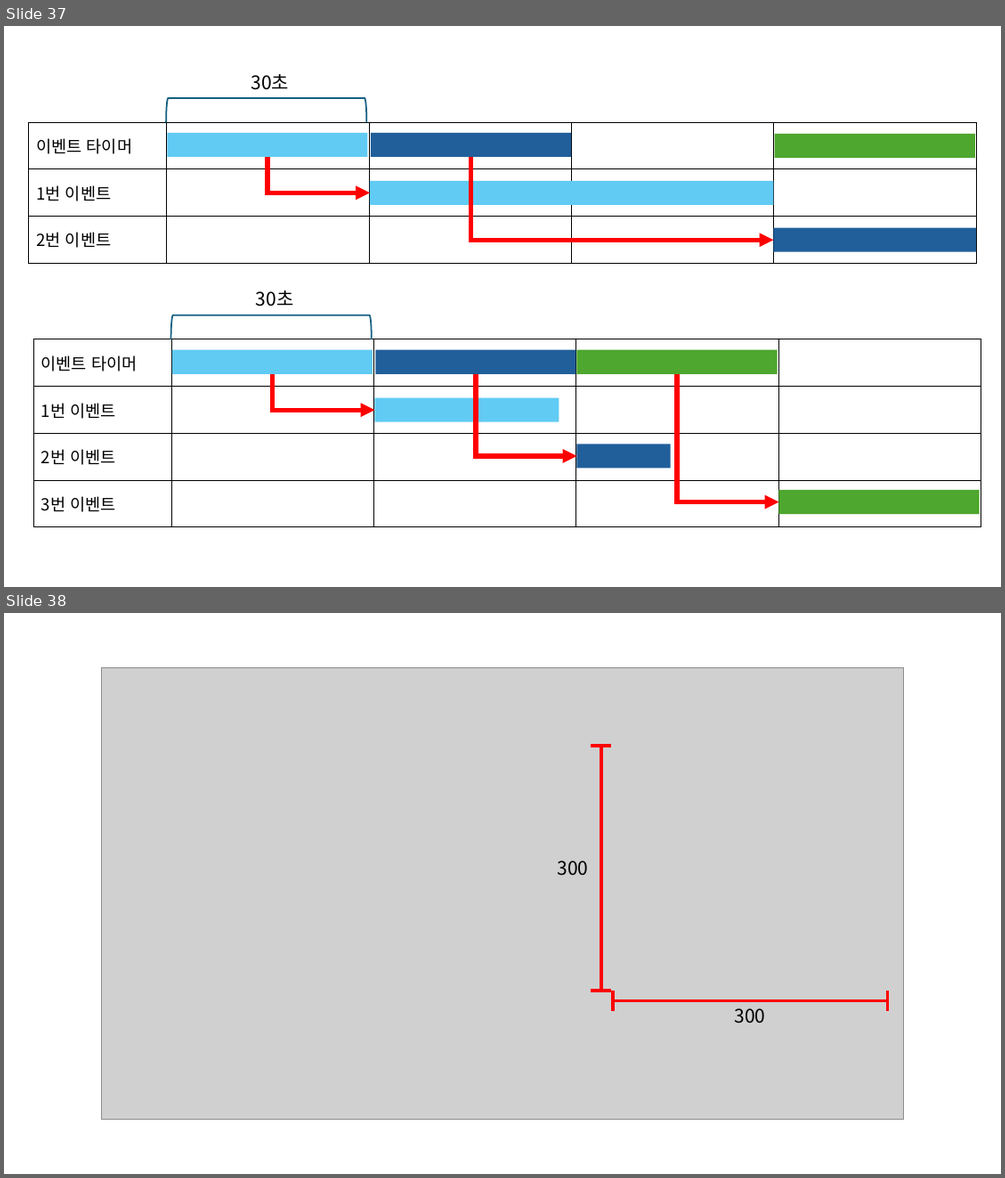
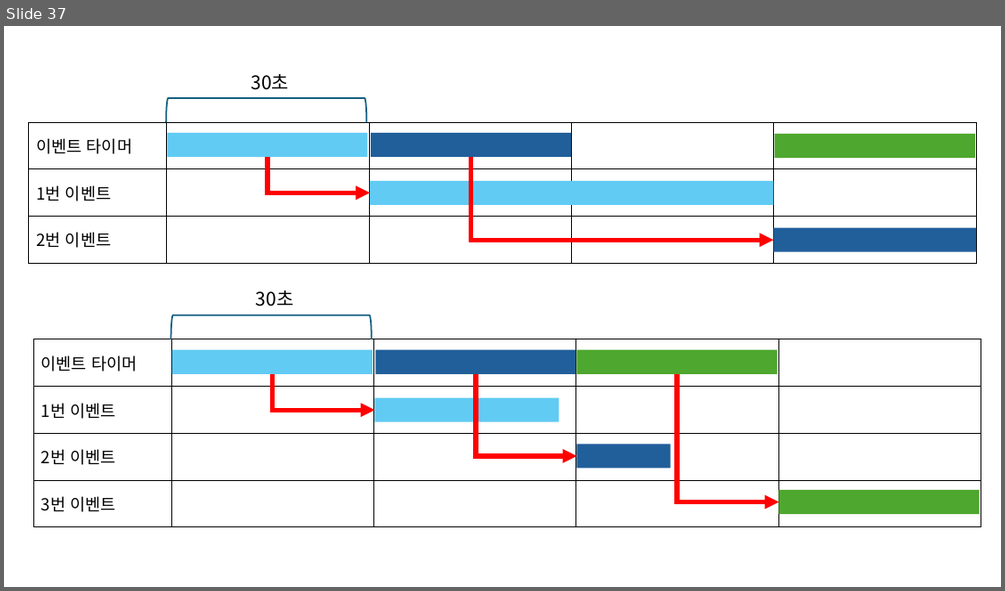
Before and after one commit to weariness00/Mandle_10Minute_Game, a slide deck: document/UI.pptx. Shown one above the other, each under a label of ours: slides 37 and 38 before the commit, slide 37 after it. The pictures are 1005x1178 and 1005x591 pixels, drawn with LibreOffice and Linux fonts; fonts in the diff are those of the drawing; grey boxes stand for pictures. Boxes give left, top, right and bottom in pixels: in the first picture for what was removed or moved away, otherwise in the second. Text is boxed around its words. In the diff, an @@ line names an element or a change of style, - is before the commit and + after.

```diff
--- a/document/UI.pptx
+++ b/document/UI.pptx
@@ slide 38 removed at [4,613,1001,1174], background #FFFFFF @@
@@ picture removed at [101,667,905,1119] @@
@@ line removed from (591, 746) to (611, 746) @@
@@ line removed from (601, 746) to (601, 990) @@
@@ text removed at [557,860,588,876] @@
-300
@@ line removed from (591, 990) to (611, 990) @@
@@ line removed from (613, 990) to (613, 1011) @@
@@ line removed from (888, 1001) to (613, 1001) @@
@@ text removed at [735,1008,766,1023] @@
-300
@@ line removed from (888, 990) to (888, 1011) @@
```
Also in this commit, not shown: 1 slide added, 3 other files.
